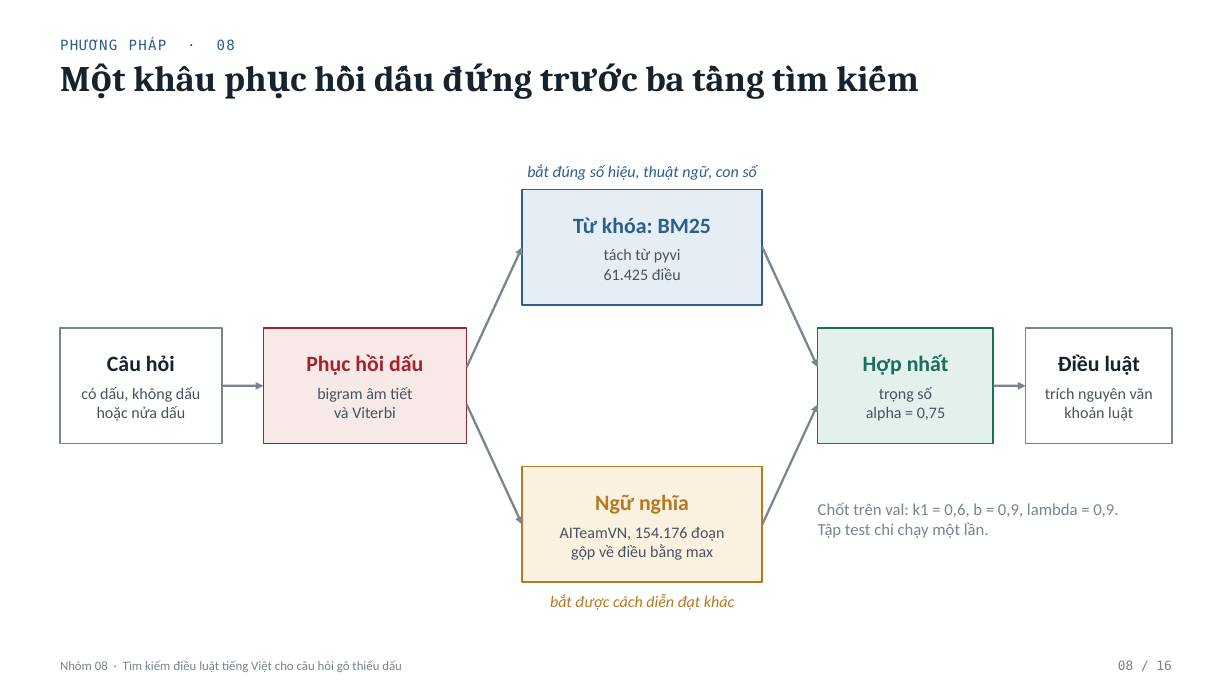
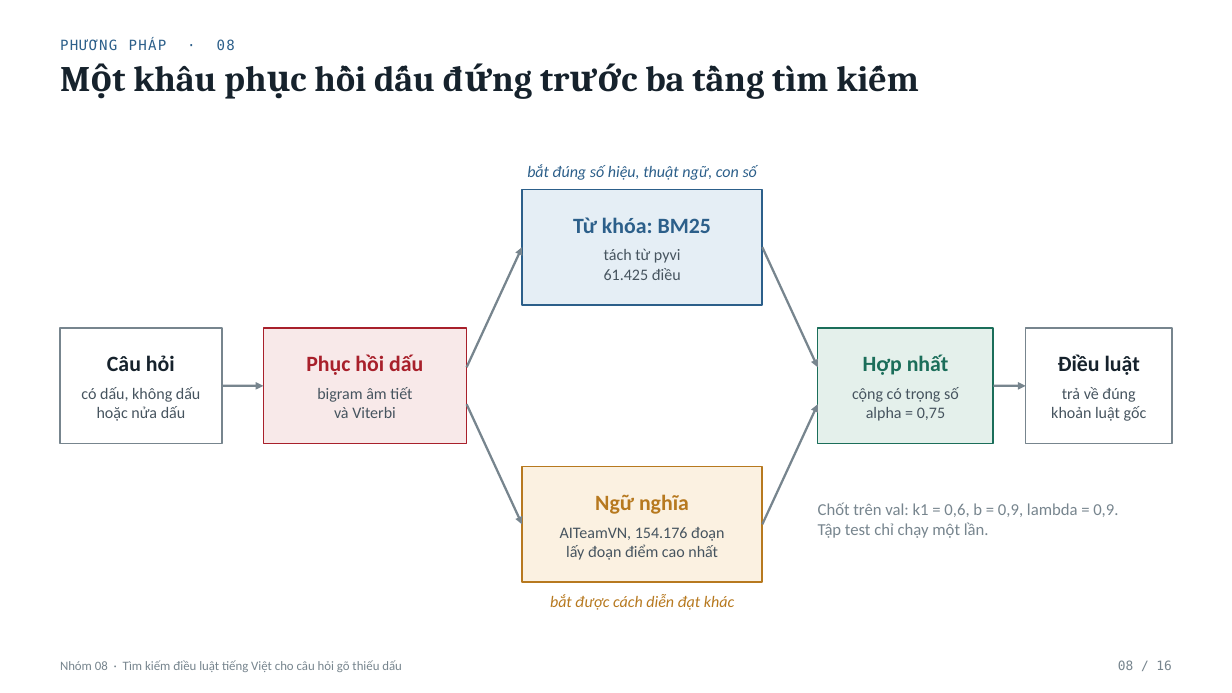
Before and after one commit to Messiac24/vietnamese-legal-retrieval-khong-dau, a slide deck: slide 8 of docs/slides/Nhom08_XLNNTN_BaoCao.pptx. Drawn at 1232x693 pixels with LibreOffice and Linux fonts; fonts in the diff are those of the drawing. Boxes give left, top, right and bottom in pixels: in the first picture for what was removed or moved away, otherwise in the second. Text is boxed around its words. In the diff, an @@ line names an element or a change of style, - is before the commit and + after.

```diff
--- a/docs/slides/Nhom08_XLNNTN_BaoCao.pptx
+++ b/docs/slides/Nhom08_XLNNTN_BaoCao.pptx
@@ text at bbox=[852, 387, 959, 402]: text changed @@
-trọng số
+cộng có trọng số
@@ text at bbox=[1051, 387, 1147, 421]: text changed @@
-trích nguyên văn
-khoản luật
+trả về đúng
+khoản luật gốc
@@ text at bbox=[566, 544, 718, 560]: text changed @@
-gộp về điều bằng max
+lấy đoạn điểm cao nhất
```
Also in this commit, not shown: 10 other slides changed.
